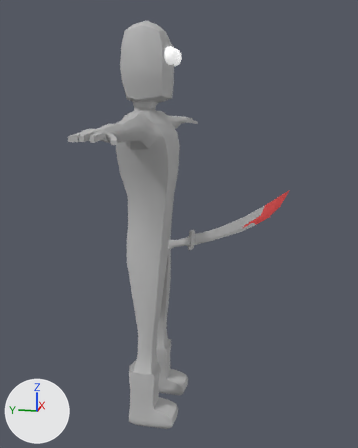
The FBX model TeamPlaceHolderGame/Assets/Animations/First_Person_Stab_Cycle.fbx: old version first, new version second.
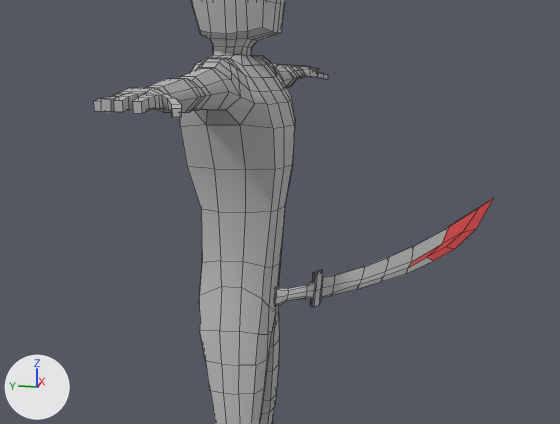
Old and new are each drawn whole from a 50 mm lens placed at (-0.02317, -0.00596, 0.01586), pointed at (-0.00014, -0.00135, 0.0101) and again close up on the part from 4% to 91% of the width and 18% to 70% of the height. Lighting does not change. The marker at lower left points along +X, +Y and +Z. The close-ups show mesh edges as thin lines. Where no turn or scale is listed for an object, it has been applied to the vertices.

The scene before the commit, as lines of its bpy script (objects in view):
```python
me_mesh = bpy.data.meshes.new('Mesh')
me_mesh.from_pydata(...)  # 1170 vertices, 1164 faces; spans x -0.0089..0.0089, y -0.0015..0.0015, z 0.0..0.0194
# faces by material slot: [972, 192]
me_mesh.materials.append(mat_lambert1)  # grey #bcbcbc
me_mesh.materials.append(mat_blinn1)  # white #ffffff
me_mesh_001 = bpy.data.meshes.new('Mesh.001')
me_mesh_001.from_pydata(...)  # 138 vertices, 136 faces; spans x -0.042..0.068, y -0.068..0.584, z -0.019..0.019
# faces by material slot: [122, 14]
me_mesh_001.materials.append(mat_lambert1)  # grey #bcbcbc
me_mesh_001.materials.append(mat_blood)  # red #eb5151
ob_guy = bpy.data.objects.new('Guy', me_mesh)
ob_guy.location = (0.0, 0.0, 0.0)
ob_sword = bpy.data.objects.new('Sword', me_mesh_001)
ob_sword.location = (-0.00205, -0.00187, 0.00967)
ob_sword.rotation_euler = (-0.833, -1.927, -1.827)  # degrees (-48, -110, -105)
ob_sword.scale = (0.01, 0.01, 0.01)
```
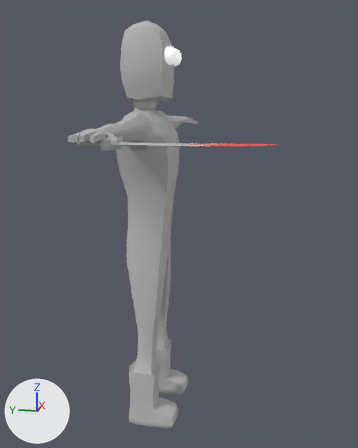
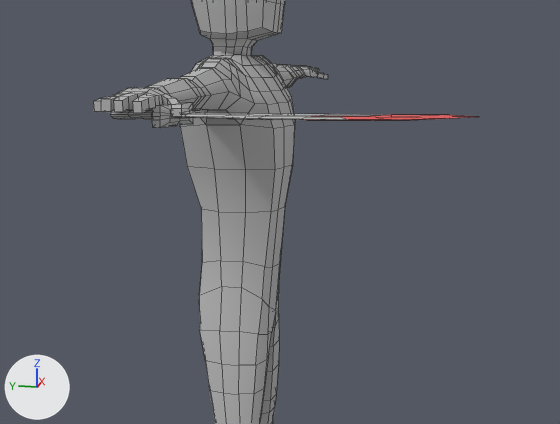
Commit message: try this sword

Changed parts and their boxes (x1, y1, x2, y2) in the close-ups (560 x 424 px):
'Sword', moved, turned
    before: (274, 198, 494, 307)
    after: (111, 103, 476, 128)

What changed in the scene script:
```text
Change ob_sword:
    ob_sword.location: (-0.00205, -0.00187, 0.00967) -> (-0.00772, -0.00019, 0.01455)
    ob_sword.rotation_euler: (-0.833, -1.927, -1.827) -> (-3.142, 0.0, 0.0)  # degrees (-48, -110, -105) -> degrees (-180, 0, 0)
```
